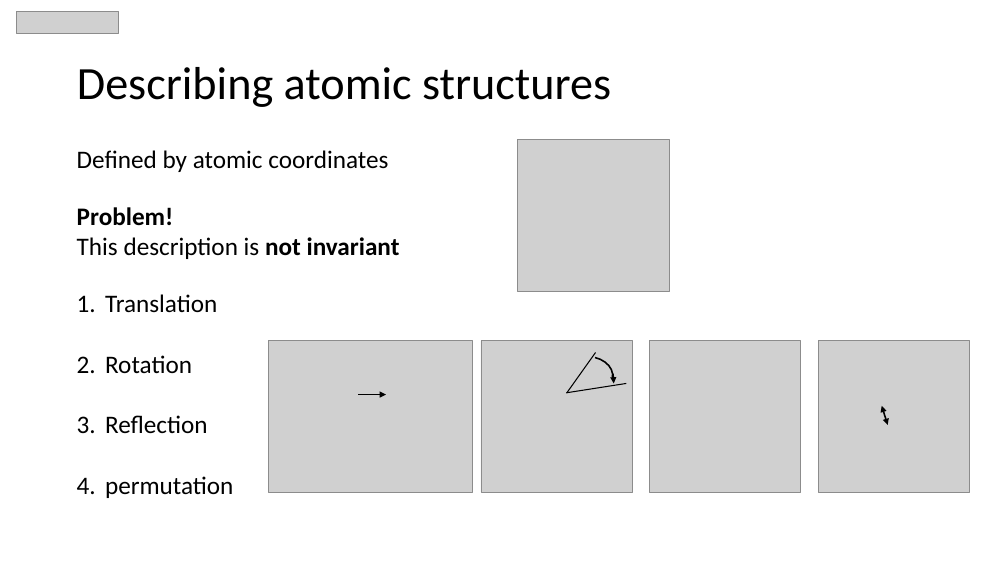
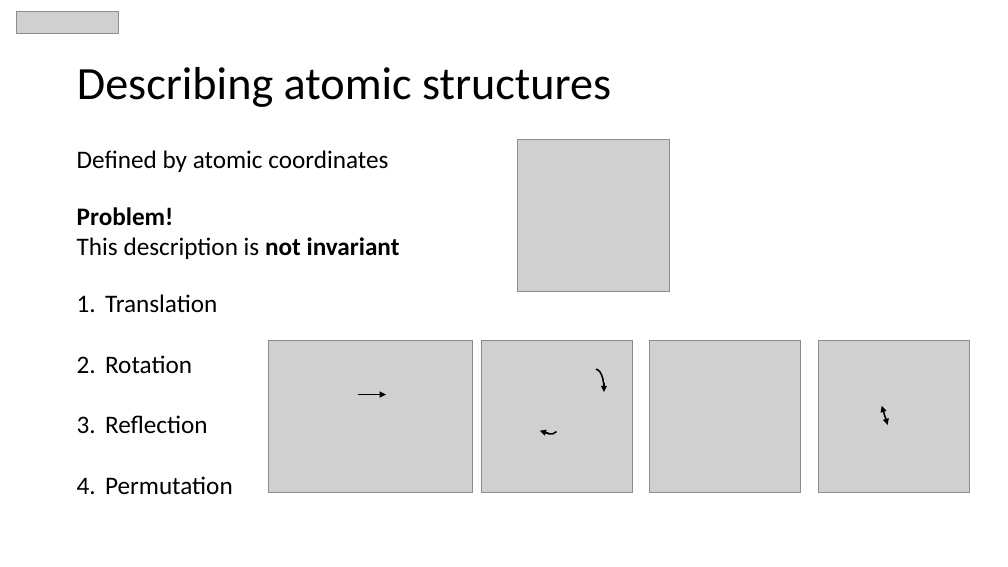
Before and after one commit to MaltheBisbo/learningForces, a slide deck: slide 9 of Presentations/2018-06-01-copenhagen.pptx. Drawn at 1008x567 pixels with LibreOffice and Linux fonts; fonts in the diff are those of the drawing; grey boxes stand for pictures. Boxes give left, top, right and bottom in pixels: in the first picture for what was removed or moved away, otherwise in the second. Text is boxed around its words. In the diff, an @@ line names an element or a change of style, - is before the commit and + after.

```diff
--- a/Presentations/2018-06-01-copenhagen.pptx
+++ b/Presentations/2018-06-01-copenhagen.pptx
@@ line removed from (566, 393) to (596, 352) @@
@@ line removed from (566, 393) to (626, 383) @@
@@ arc (boxed as its full ellipse) at [588, 369, 604, 406]: rotation 13 to 0 degrees @@
@@ arrow moved from (613, 374) - (614, 383) to (604, 383) - (604, 392) @@
@@ arc (boxed as its full ellipse) added at [536, 412, 562, 437], outline #000000 1.5 pt @@
@@ arrow added from (549, 434) to (540, 431), #000000 1.5 pt @@
@@ text at [105, 476, 233, 495]: text changed @@
-4. permutation
+4. Permutation
```
Also in this commit, not shown: 11 other slides changed, 2 slides removed, 28 other files.
